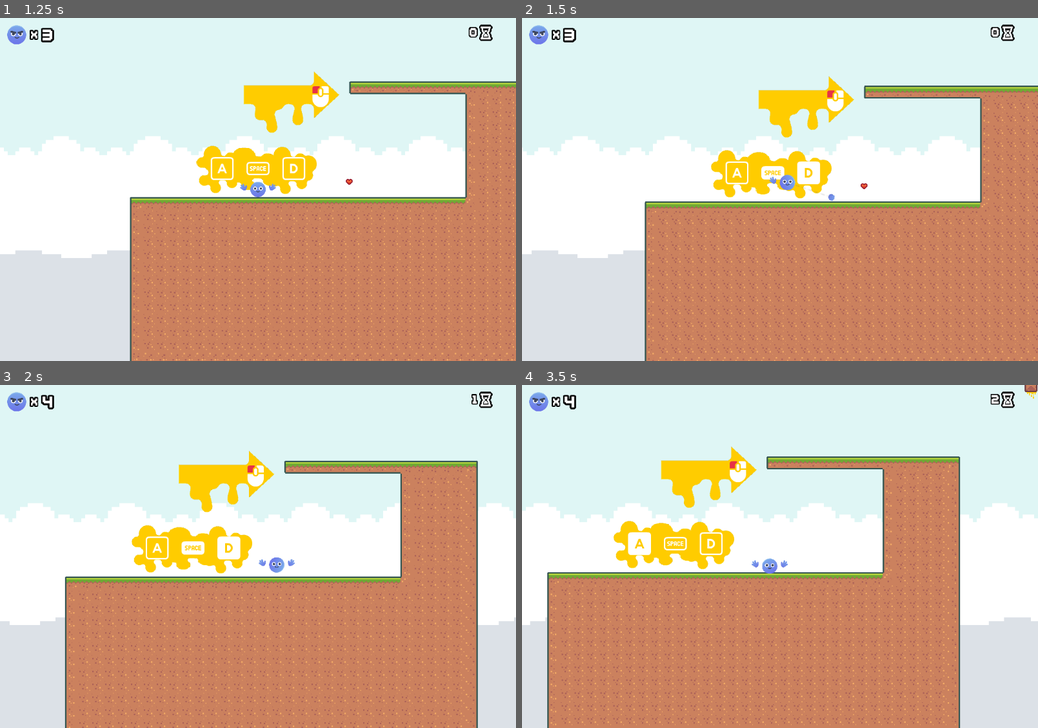
Above: before the commit, frames 1-4 (two rows, left to right).
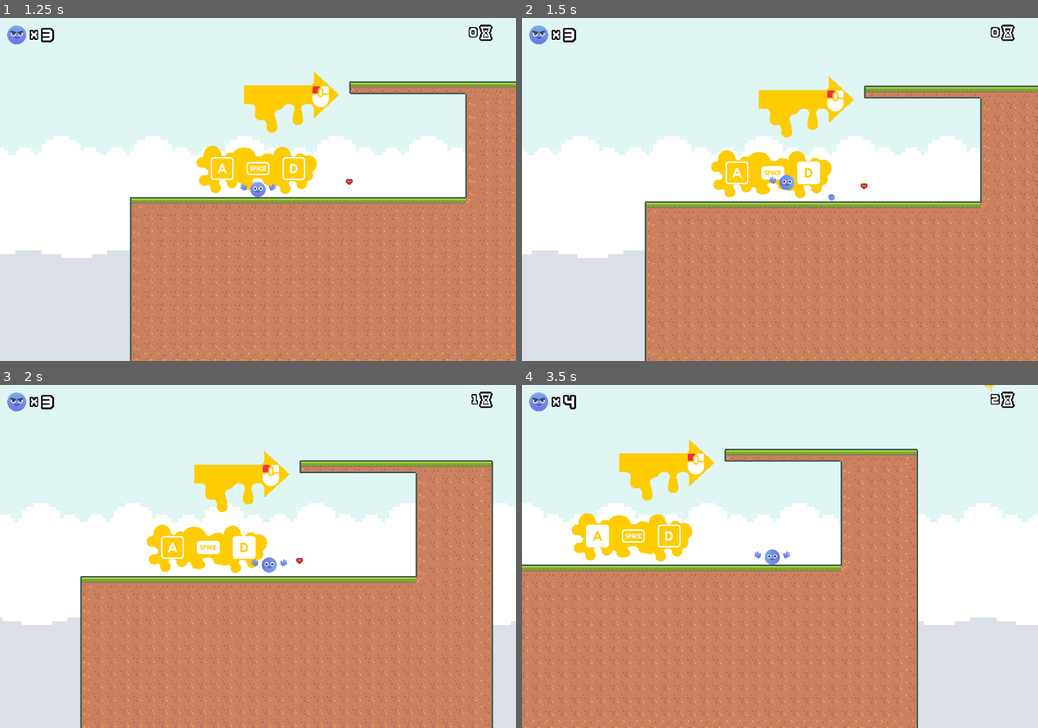
Above: after the commit, the same moments.

Repository: 10Zeeko/Grapls
Game: Godot game, scene res://Levels/main_menu.tscn
Same seed, same stepped clock (60 frames per second), same inputs: the game is played once before the commit and once after it. Sound files missing from this copy of the repository are replaced by a short silence.
Inputs (mouse positions are in pixels of both pictures, inside the frame that each line leads up to):
- Up to frame 1 (1.25 s): click "Play" at 0.5 s
- Up to frame 2 (1.5 s): move the mouse to (893, 172) at 1.27 s; hold D (right) from 1.28 s (still down); tap Space (jump) at 1.35 s; click (893, 172) at 1.42 s
- Up to frame 3 (2 s): keep holding D (right); tap Space (jump) at 1.52, 1.82 s
- Up to frame 4 (3.5 s): move the mouse to (676, 573) at 2.02 s; click (676, 573) at 2.1 s; tap Space (jump) at 2.27, 2.3, 2.57, 2.85 s; move the mouse to (831, 481) at 2.77 s; release D (right) at 2.78 s; hold A (left) from 2.78 s (still down)

Frame 1 is identical in both runs. In frame 2, less than 0.1% of the frame differs, in the area x 43-61%, y 39-54%; in frame 3, 14%; in frame 4, 26%, in the area x 0-100%, y 0-100%.

Commit message:
Fixed Jump

Diff:
--- a/game_nodes/player/player_controller.gd
+++ b/game_nodes/player/player_controller.gd
@@ -58,7 +58,7 @@
 		State.HOOKED:
 			hooked_state()
 		State.THROW:
-			throw_state()
+			throw_state(delta)
 
 	spring.position = $Arm/Tip/StaticBody2D.global_position
 	canvas_layer.position = self.position
@@ -69,7 +69,6 @@
 	if Input.is_action_pressed('right') or Input.is_action_pressed('left'):
 		current_state = State.WALK
 	elif Input.is_action_just_pressed('jump') and is_on_ground():
-		print("Jumping from IDLE")
 		current_state = State.JUMP
 		jump_audio.play()
 	elif arm.hooked:
@@ -86,8 +85,7 @@
 	if self.linear_velocity.x <= speed_limit or self.linear_velocity.x >= speed_limit:
 		self.linear_velocity.x = velocity.x
 
-	if Input.is_action_just_pressed('jump') and is_on_ground():
-		print("Jumping from WALK")
+	if Input.is_action_just_pressed('jump'):
 		current_state = State.JUMP
 		jump_audio.play()
 	elif not Input.is_action_pressed('right') and not Input.is_action_pressed('left'):
@@ -96,9 +94,8 @@
 		current_state = State.GRAPLING
 
 func jump_state():
-	print("In JUMP state")
 	self.linear_velocity.y = -jump_force
-	current_state = State.IDLE
+	current_state = State.THROW
 
 func grapling_state():
 	spring.node_a = $Arm/Tip/StaticBody2D.get_path()
@@ -123,17 +120,19 @@
 	else:
 		player_face.texture = happy_face
 
-func throw_state():
+func throw_state(delta: float):
+	var velocity = self.linear_velocity
 	if Input.is_action_pressed('right'):
-		self.apply_central_impulse(Vector2(hook_force, 0))
-	elif Input.is_action_pressed('left'):
-		self.apply_central_impulse(Vector2(-hook_force, 0))
+		velocity.x += speed * delta
+	if Input.is_action_pressed('left'):
+		velocity.x -= speed * delta
 	if arm.hooked:
 		current_state = State.GRAPLING
 	if abs(linear_velocity.x) > speed_change or abs(linear_velocity.y) > speed_change:
 		player_face.texture = speed_face
 	else:
 		player_face.texture = happy_face
+	self.linear_velocity.x = velocity.x
 
 func player_fall():
 	if self.position[1] > 700:
